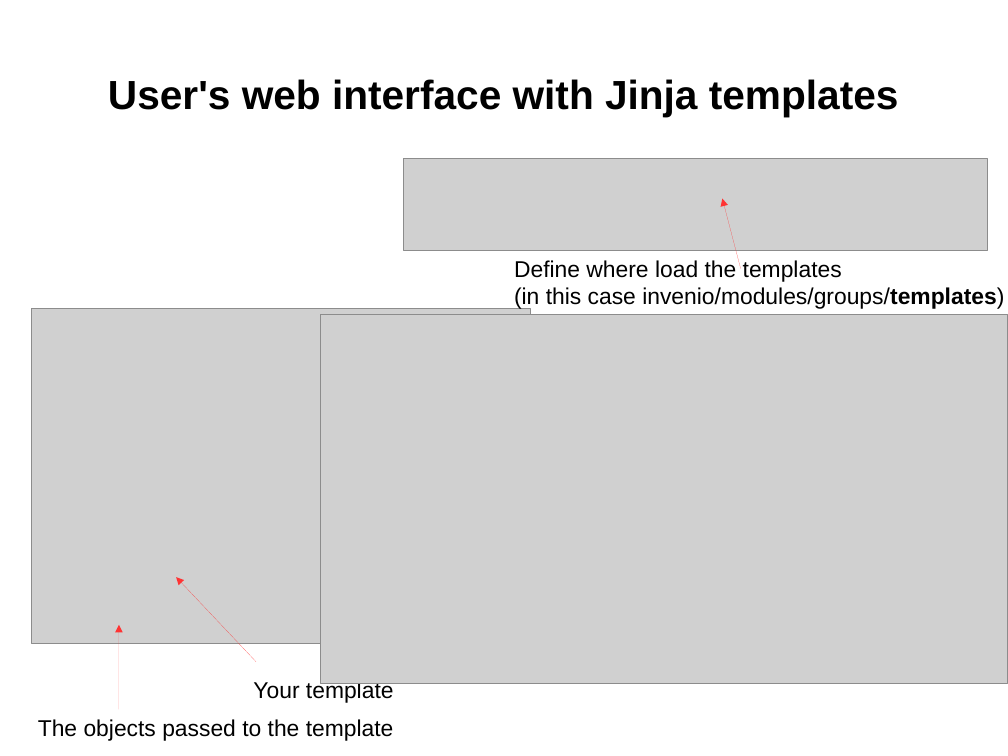
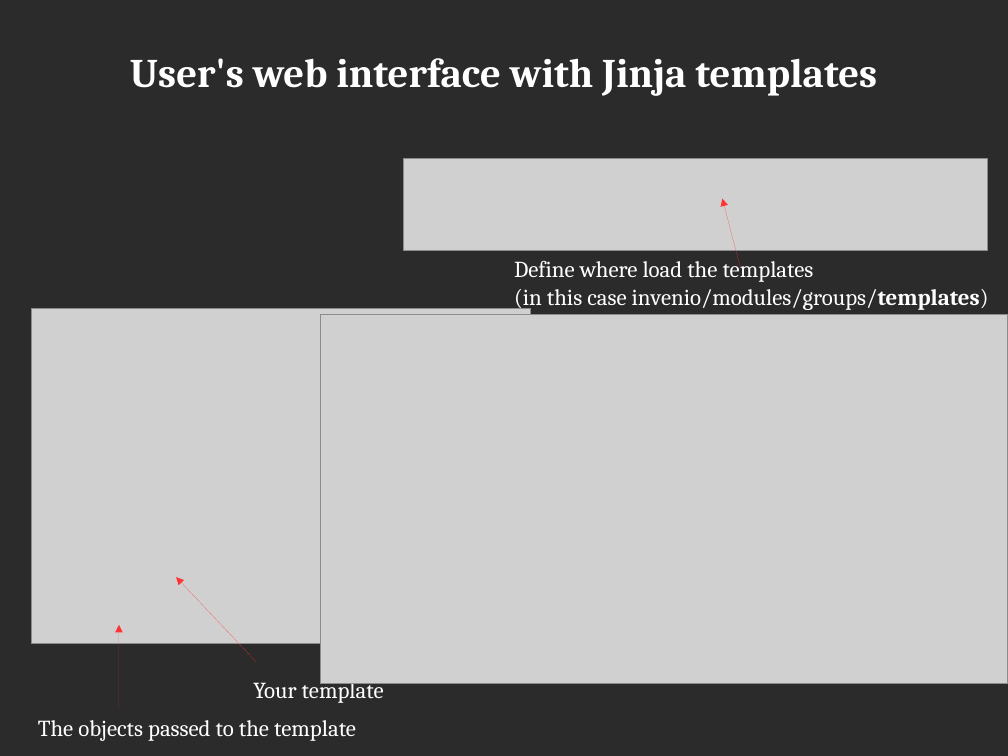
Before and after one commit to hachreak/invenio-devforum-knowledge-2.0, a slide deck: slide 14 of presentation.odp. Drawn at 1008x756 pixels with LibreOffice and Linux fonts; fonts in the diff are those of the drawing; grey boxes stand for pictures; background and template pictures are left out; a plain dark background stands for a picture behind light text. Boxes give left, top, right and bottom in pixels: in the first picture for what was removed or moved away, otherwise in the second. Text is boxed around its words. In the diff, an @@ line names an element or a change of style, - is before the commit and + after.

```diff
--- a/presentation.odp
+++ b/presentation.odp
@@ background #FFFFFF to picture (left out) @@
@@ font Arial to Cambria, text colour #000000 to #FFFFFF in 4 elements at [38,720,356,741], [514,257,989,310], [253,677,384,703], [130,58,877,96] @@
@@ title "User's web interface with Jinja ...": place and size @@
-title "User's web interface with Jinja ..." at [108,79,899,117]
+title "User's web interface with Jinja ..." at [130,58,877,96]
```
Also in this commit, not shown: 16 other slides changed, 1 other file.
